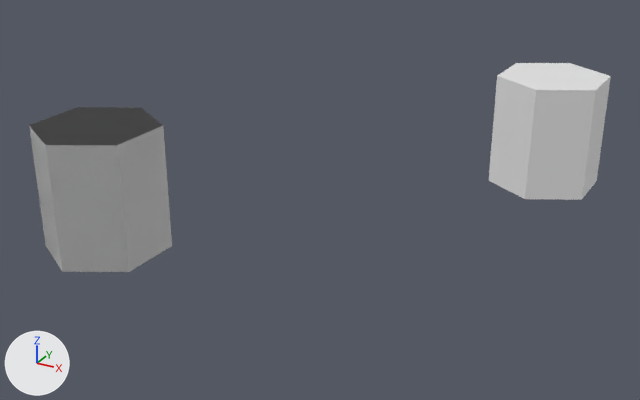
The Blender file experiments/cluster/cluster.blend as it was, and as the next commit left it.
Camera for both pictures: a camera (50 mm lens) standing at (14.17, -0.66, 6.25) and looking at (7.17, 12.06, -0.11). Arrows for +X, +Y and +Z are at lower left; the lights stay in place.

The first picture shows 'actor.001', 'actor.002'.
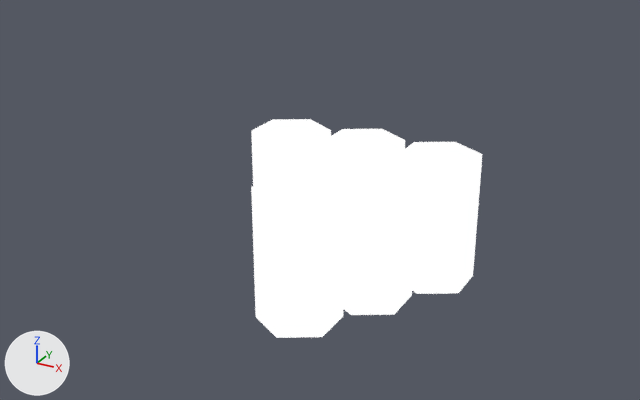
Where the newer file only moved an object's origin or applied its transform, the numbers keep the older frame.

Edits to the bpy script that builds the scene:
```text
Change me_cylinder_010:
    where me_cylinder_010.from_pydata(...)  # 12 vertices, 8 faces; spans x -0.87..0.87, y -1.0..1.0, z -1.0..1.0
    used by ob_actor_002; location = (10.01, 16.48, 0.35); rotation_euler = (0.0, 0.0, -1.078), in degrees (0, 0, -62); scale = (1.12, 1.12, 1.12)
    verts and faces of me_cylinder_010; kept vertices keep their numbers, new ones are numbered from 12
    me_cylinder_010 part 2
    add delete_vertices([*range(0, 12)])  # with the faces that use them
    me_cylinder_010 part 3
    add verts[12] = (5.61, -3.24, 0.0)
    add verts[13] = (6.03, -2.98, 0.0)  # pixel (411, 295)
    add verts[14] = (6.47, -3.21, 0.0)  # pixel (394, 314)
    add verts[15] = (6.49, -3.71, 0.0)  # pixel (350, 315)
    add verts[16] = (6.06, -3.98, 0.0)
    add verts[17] = (5.62, -3.74, 0.0)
    add for new, old in zip([*range(18, 24)], [*range(12, 18)]): verts[new] = verts[old] + (0.0, 0.0, 1.61)
    add faces += [(12, 18, 19, 13), (13, 19, 20, 14), (14, 20, 21, 15), (15, 21, 22, 16), (16, 22, 23, 17), (12, 17, 23, 18)]
    add faces += [(18, 23, 22, 21, 20, 19)]
    add me_cylinder_010.materials.append(mat_white)  # white #ffffff
Change me_cylinder_001:
    used by ob_actor_001; location = (4.15, 9.84, 0.35); rotation_euler = (0.0, 0.0, -1.078), in degrees (0, 0, -62); scale = (1.12, 1.12, 1.12)
    remove me_cylinder_001.from_pydata(...)  # 12 vertices, 8 faces; spans x -0.87..0.87, y -1.0..1.0, z -1.0..1.0
    add me_cylinder_001.from_pydata(...)  # 12 vertices, 7 faces; spans x -0.48..0.48, y -0.56..0.56, z 0.0..1.8
    me_cylinder_001 part 1: the whole mesh is rebuilt
    add me_cylinder_001.materials.append(mat_white)  # white #ffffff
Add me_cylinder_006:
    me_cylinder_006.from_pydata([(0.0, 0.56, 0.0), (0.0, 0.56, 1.8), (0.48, 0.28, 0.0), (0.48, 0.28, 1.8), (0.48, -0.28, 0.0), (0.48, -0.28, 1.8), (0.0, -0.56, 0.0), (0.0, -0.56, 1.8), (-0.48, -0.28, 0.0), (-0.48, -0.28, 1.8), (-0.48, 0.28, 0.0), (-0.48, 0.28, 1.8)], [], [(0, 1, 3, 2), (2, 3, 5, 4), (4, 5, 7, 6), (6, 7, 9, 8), (8, 9, 11, 10), (10, 11, 1, 0), (3, 1, 11, 9, 7, 5)])
    me_cylinder_006.materials.append(mat_white)  # white #ffffff
Change ob_actor_001:
    ob_actor_001.rotation_euler: (0.0, 0.0, -1.078) -> (0.0, 0.0, 0.0)  # degrees (0, 0, -62) -> degrees (0, 0, 0)
    ob_actor_001.scale: (1.12, 1.12, 1.12) -> (1.0, 1.0, 1.0)
    remove _m = ob_actor_001.modifiers.new('Array', 'ARRAY')
    remove _m.use_relative_offset = False
    ob_actor_001.location: (4.15, 9.84, 0.35) -> (9.21, 9.61, 0.35)
Add ob_actor_005:
    ob_actor_005 = bpy.data.objects.new('actor.005', me_cylinder_006)
    ob_actor_005.location = (10.31, 9.6, 0.35)
Add ob_actor_004:
    ob_actor_004 = bpy.data.objects.new('actor.004', me_cylinder_006.copy())
    ob_actor_004.location = (8.13, 9.49, 0.35)
Add ob_actor_003:
    ob_actor_003 = bpy.data.objects.new('actor.003', me_cylinder_006.copy())
    ob_actor_003.location = (9.23, 7.78, 0.35)
Add ob_actor:
    ob_actor = bpy.data.objects.new('actor', me_cylinder_001)
    ob_actor.location = (8.71, 8.63, 0.35)
```

What differs and where, as boxes (x1, y1, x2, y2) in the pictures (640 x 400 px; the box of a moved part takes in the faces that stretch with it):
'actor.002', reshaped (26% narrower, 16% taller)
    before: (489, 63, 611, 200)
    after: (328, 156, 418, 315)
'actor.001', reshaped, moved, turned, rescaled, modifiers changed
    before: (29, 107, 172, 272)
    after: (323, 129, 405, 163)
'actor.003', added
    after: (251, 171, 345, 338)
'actor.005', added
    after: (397, 142, 482, 294)
'actor', added
    after: (253, 144, 339, 185)
'actor.004', added
    after: (251, 119, 331, 185)
part 1 of me_cylinder_001, moved or reshaped
    before: (29, 107, 172, 272)
    after: (253, 129, 405, 185)
part 2 of me_cylinder_010, deleted
    before: (489, 63, 611, 200)
part 3 of me_cylinder_010, added
    after: (328, 156, 418, 315)
